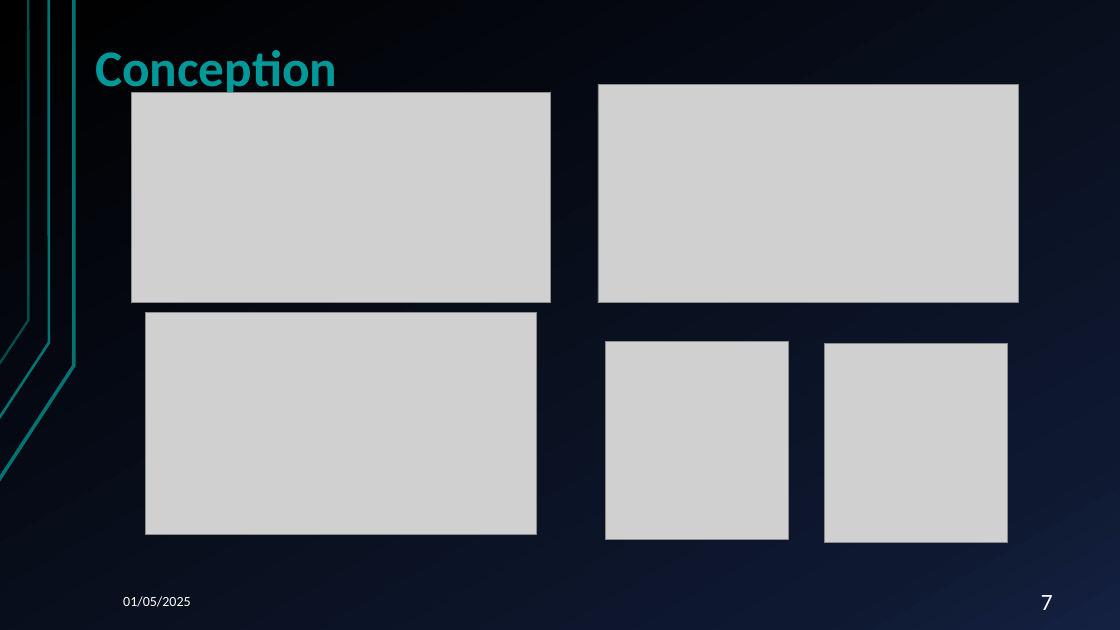
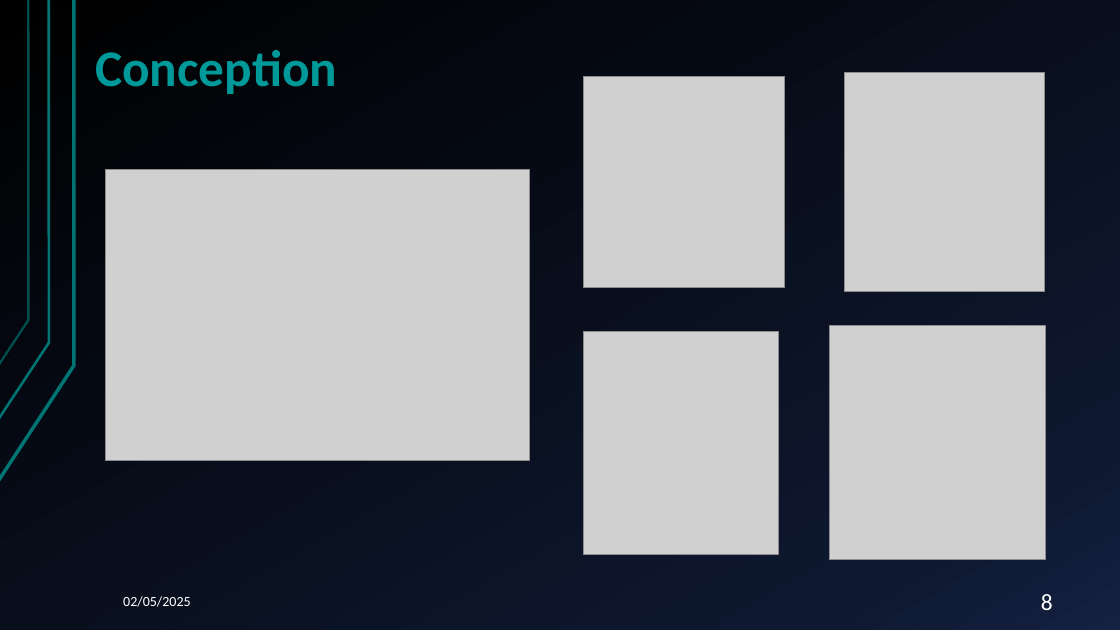
Before and after one commit to A-s-a-d/Table-de-Mixage, a slide deck: slide 8 of SousSysteme_Entrees/Documentation/PRESENTATION/Presentation_3_SAE_S6.pptx (slide 7 before the commit). Drawn at 1120x630 pixels with LibreOffice and Linux fonts; fonts in the diff are those of the drawing; grey boxes stand for pictures. Boxes give left, top, right and bottom in pixels: in the first picture for what was removed or moved away, otherwise in the second. Text is boxed around its words. In the diff, an @@ line names an element or a change of style, - is before the commit and + after.

```diff
--- a/SousSysteme_Entrees/Documentation/PRESENTATION/Presentation_3_SAE_S6.pptx
+++ b/SousSysteme_Entrees/Documentation/PRESENTATION/Presentation_3_SAE_S6.pptx
@@ picture: place and size @@
-picture at bbox=[131, 92, 550, 303]
+picture at bbox=[583, 76, 785, 287]
@@ picture: place and size @@
-picture at bbox=[598, 84, 1018, 302]
+picture at bbox=[844, 73, 1044, 292]
@@ picture added at bbox=[106, 170, 529, 460] @@
@@ picture: place and size @@
-picture at bbox=[605, 341, 788, 539]
+picture at bbox=[829, 326, 1046, 560]
@@ picture: place and size @@
-picture at bbox=[145, 313, 536, 535]
+picture at bbox=[583, 331, 778, 554]
@@ picture removed at bbox=[825, 344, 1008, 543] @@
@@ text at bbox=[123, 596, 190, 607]: text changed @@
-01/05/2025
+02/05/2025
@@ page number at bbox=[1041, 594, 1053, 610]: text changed @@
-7
+8
```
Also in this commit, not shown: 18 other slides changed, 3 slides added, 2 other files.
